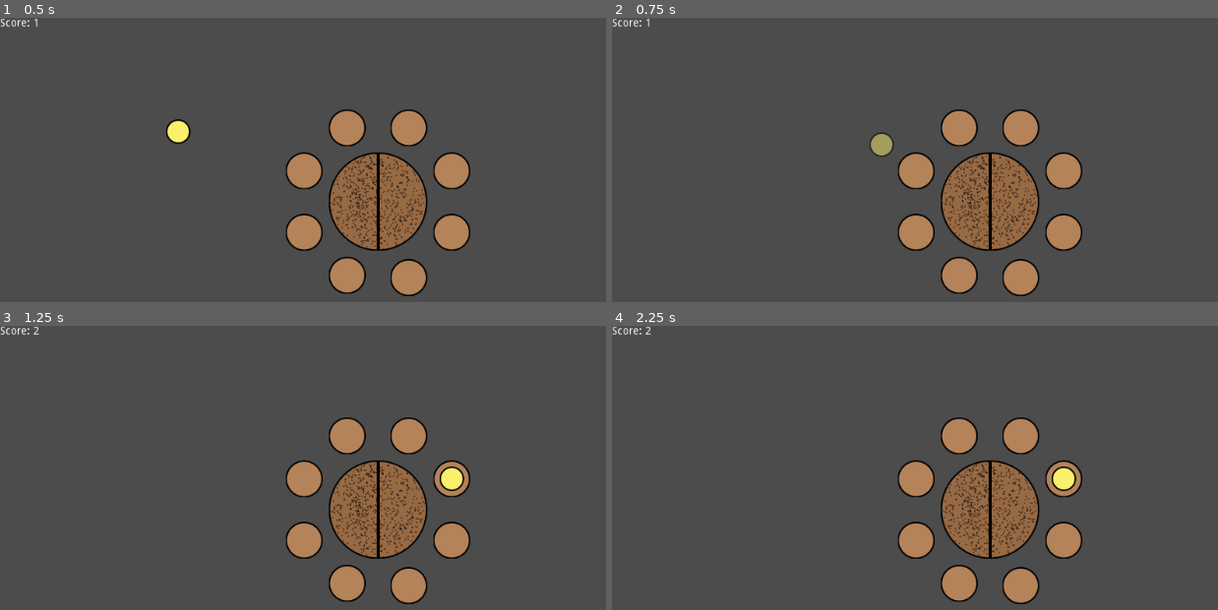
Above: before the commit, frames 1-4 (two rows, left to right).
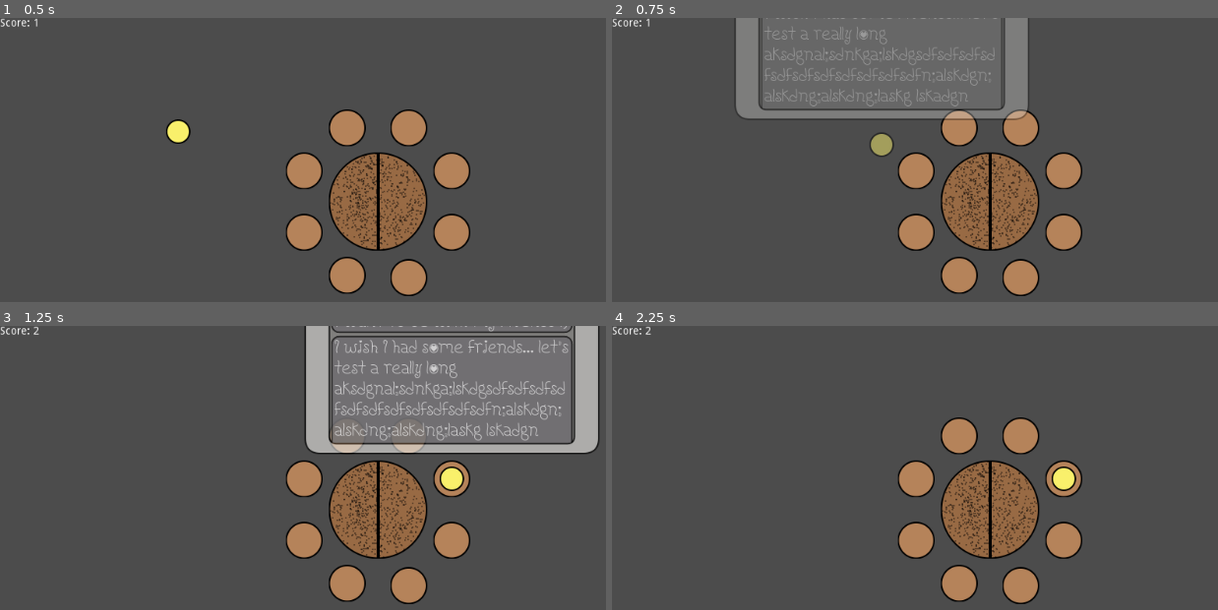
Above: after the commit, the same moments.

Repository: KoryB/ld54-limited-space
Game: Godot game, scene res://level/TestLevel.tscn
The game is run twice, just before and just after one commit, with the same random seed, the same clock (stepped at 60 frames per second) and the same inputs.
Inputs (mouse positions are in pixels of both pictures, inside the frame that each line leads up to):
- Up to frame 1 (0.5 s): no input
- Up to frame 2 (0.75 s): tap Enter at 0.5 s; drag from (787, 131) to (1066, 171) at 0.52 s
- Up to frame 3 (1.25 s): no input
- Up to frame 4 (2.25 s): drag from (outside the picture) to (1066, 479) at 1.27 s; tap Space at 2 s; move the mouse to (1084, 490) at 2.02 s; click (1084, 490) at 2.1 s

Frame 1 is identical in both runs. In frame 2, 16% of the frame differs, in the area x 20-69%, y 0-36%; in frame 3, 21%, in the area x 50-99%, y 0-45%; in frame 4, nothing differs.

Commit message:
Added tooltip basics

Diff:
--- a/level/TestLevel.tscn
+++ b/level/TestLevel.tscn
@@ -7,6 +7,18 @@
 [ext_resource path="res://scene/tools/camera/GameCamera.tscn" type="PackedScene" id=5]
 
 [node name="TestLevel" type="Node2D"]
+
+[node name="GameCamera" parent="." instance=ExtResource( 5 )]
+
+[node name="Score" type="Label" parent="GameCamera"]
+margin_left = -512.0
+margin_top = -384.0
+margin_right = -337.0
+margin_bottom = -325.0
+script = ExtResource( 4 )
+__meta__ = {
+"_edit_use_anchors_": true
+}
 
 [node name="GuestManager" parent="." instance=ExtResource( 3 )]
 tables_path = NodePath("../Tables")
@@ -23,12 +35,3 @@
 
 [node name="Guest" parent="Guests" instance=ExtResource( 2 )]
 position = Vector2( 232, 148 )
-
-[node name="GameCamera" parent="." instance=ExtResource( 5 )]
-
-[node name="Score" type="Label" parent="GameCamera"]
-margin_left = -512.0
-margin_top = -384.0
-margin_right = -337.0
-margin_bottom = -325.0
-script = ExtResource( 4 )
--- a/project.godot
+++ b/project.godot
@@ -81,6 +81,23 @@
 
 common/drop_mouse_on_gui_input_disabled=true
 
+[input]
+
+ui_accept={
+"deadzone": 0.5,
+"events": [  ]
+}
+primary_click={
+"deadzone": 0.5,
+"events": [ Object(InputEventMouseButton,"resource_local_to_scene":false,"resource_name":"","device":0,"alt":false,"shift":false,"control":false,"meta":false,"command":false,"button_mask":0,"position":Vector2( 0, 0 ),"global_position":Vector2( 0, 0 ),"factor":1.0,"button_index":1,"pressed":false,"doubleclick":false,"script":null)
+ ]
+}
+pan_click={
+"deadzone": 0.5,
+"events": [ Object(InputEventMouseButton,"resource_local_to_scene":false,"resource_name":"","device":0,"alt":false,"shift":false,"control":false,"meta":false,"command":false,"button_mask":0,"position":Vector2( 0, 0 ),"global_position":Vector2( 0, 0 ),"factor":1.0,"button_index":2,"pressed":false,"doubleclick":false,"script":null)
+ ]
+}
+
 [physics]
 
 common/enable_pause_aware_picking=true
--- a/scene/guest/guest.gd
+++ b/scene/guest/guest.gd
@@ -2,8 +2,20 @@
 
 extends Node2dDraggable
 
+# Font: https://www.fontspace.com/honeybee-font-f17702
 
 onready var preferences := $Preferences.get_children()
+
+var is_gui_toggle := false
+
+
+func _ready():
+	get_node("PreferenceGui/ScrollContainer").get_v_scrollbar().rect_scale.x = 0
+
+
+func _process(_delta: float):
+	$PreferenceGui.visible = self.should_show_gui()
+
 
 func calculate_score(neighbors: Neighbors) -> float:
 	var sum = 0
@@ -28,3 +40,13 @@
 	self.modulate.a = 1.0
 
 	.on_release()
+
+
+func on_click():
+	self.is_gui_toggle = not self.is_gui_toggle
+
+	.on_click()
+
+
+func should_show_gui():
+	return self.is_gui_toggle or $DragArea.is_mouse_hover
--- a/scene/guest/guest.tscn
+++ b/scene/guest/guest.tscn
@@ -1,15 +1,23 @@
-[gd_scene load_steps=7 format=2]
+[gd_scene load_steps=12 format=2]
 
 [ext_resource path="res://scene/guest/circle.png" type="Texture" id=1]
 [ext_resource path="res://scripts/area2d_draggable.gd" type="Script" id=2]
 [ext_resource path="res://scene/guest/guest.gd" type="Script" id=3]
 [ext_resource path="res://scene/guest/preference/guest_preference.gd" type="Script" id=4]
+[ext_resource path="res://scene/guest/gui/background.png" type="Texture" id=5]
+[ext_resource path="res://scene/guest/gui/font_data.tres" type="DynamicFontData" id=6]
+[ext_resource path="res://scene/guest/gui/preference_font.tres" type="DynamicFont" id=7]
+[ext_resource path="res://scene/guest/gui/preference_stylebox.tres" type="StyleBox" id=8]
 
 [sub_resource type="CircleShape2D" id=1]
 radius = 20.0
 
 [sub_resource type="CircleShape2D" id=2]
 radius = 16.0
+
+[sub_resource type="DynamicFont" id=3]
+size = 32
+font_data = ExtResource( 6 )
 
 [node name="Guest" type="Node2D"]
 script = ExtResource( 3 )
@@ -29,6 +37,66 @@
 shape = SubResource( 1 )
 
 [node name="SeatArea" type="Area2D" parent="."]
+input_pickable = false
 
 [node name="CollisionShape2D" type="CollisionShape2D" parent="SeatArea"]
 shape = SubResource( 2 )
+
+[node name="PreferenceGui" type="Control" parent="."]
+modulate = Color( 1, 1, 1, 0.666667 )
+margin_left = -192.0
+margin_top = -288.0
+margin_right = 192.0
+margin_bottom = -32.0
+
+[node name="Background" type="TextureRect" parent="PreferenceGui"]
+anchor_right = 1.0
+anchor_bottom = 1.0
+texture = ExtResource( 5 )
+
+[node name="Name" type="Label" parent="PreferenceGui"]
+anchor_left = 0.237
+anchor_top = 0.066
+anchor_right = 0.763
+anchor_bottom = 0.191
+margin_left = -0.00801086
+margin_top = 0.104
+margin_right = 0.00799561
+margin_bottom = 0.103996
+custom_fonts/font = SubResource( 3 )
+text = "Hector"
+align = 1
+
+[node name="ScrollContainer" type="ScrollContainer" parent="PreferenceGui"]
+anchor_left = 0.104
+anchor_top = 0.27
+anchor_right = 0.104
+anchor_bottom = 0.27
+margin_left = -4.936
+margin_top = -1.12
+margin_right = 321.064
+margin_bottom = 171.88
+scroll_horizontal_enabled = false
+
+[node name="PreferenceContainer" type="VBoxContainer" parent="PreferenceGui/ScrollContainer"]
+margin_right = 314.0
+margin_bottom = 253.0
+size_flags_horizontal = 3
+size_flags_vertical = 3
+
+[node name="Label" type="Label" parent="PreferenceGui/ScrollContainer/PreferenceContainer"]
+margin_right = 314.0
+margin_bottom = 30.0
+custom_fonts/font = ExtResource( 7 )
+custom_styles/normal = ExtResource( 8 )
+text = "I want to be with my friends :)"
+autowrap = true
+
+[node name="Label2" type="Label" parent="PreferenceGui/ScrollContainer/PreferenceContainer"]
+margin_top = 34.0
+margin_right = 314.0
+margin_bottom = 253.0
+custom_fonts/font = ExtResource( 7 )
+custom_styles/normal = ExtResource( 8 )
+text = "I wish I had some friends... let's test a really long aksdgnal;sdnkga;lskdgsdfsdfsdfsdfsdfsdfsdfsdfsdfsdfsdfn;alskdgn;alskdng;alskdng;laskg lskadgn aslkdgn salkdgn alksdn galksdn glaksn dglkasn dglkasn dglkasn dglkas ndglkans dgl"
+autowrap = true
--- /dev/null
+++ b/scene/guest/gui/font_data.tres
@@ -0,0 +1,4 @@
+[gd_resource type="DynamicFontData" format=2]
+
+[resource]
+font_path = "res://scene/guest/gui/Honeybeeregular-MG0p.ttf"
--- /dev/null
+++ b/scene/guest/gui/preference_font.tres
@@ -0,0 +1,7 @@
+[gd_resource type="DynamicFont" load_steps=2 format=2]
+
+[ext_resource path="res://scene/guest/gui/font_data.tres" type="DynamicFontData" id=1]
+
+[resource]
+size = 24
+font_data = ExtResource( 1 )
--- /dev/null
+++ b/scene/guest/gui/preference_stylebox.tres
@@ -0,0 +1,16 @@
+[gd_resource type="StyleBoxFlat" format=2]
+
+[resource]
+content_margin_left = 4.0
+content_margin_right = 4.0
+content_margin_top = 4.0
+bg_color = Color( 0.411765, 0.407843, 0.423529, 1 )
+border_width_left = 2
+border_width_top = 2
+border_width_right = 2
+border_width_bottom = 2
+border_color = Color( 0, 0, 0, 1 )
+corner_radius_top_left = 10
+corner_radius_top_right = 10
+corner_radius_bottom_right = 10
+corner_radius_bottom_left = 10
--- a/scene/tools/camera/GameCamera.tscn
+++ b/scene/tools/camera/GameCamera.tscn
@@ -18,8 +18,7 @@
 [node name="DragArea" type="Area2D" parent="."]
 script = ExtResource( 2 )
 is_global = false
-button_index = 2
+action_name = "pan_click"
 
 [node name="CollisionShape2D" type="CollisionShape2D" parent="DragArea"]
-visible = false
 shape = SubResource( 1 )
--- a/scripts/area2d_draggable.gd
+++ b/scripts/area2d_draggable.gd
@@ -4,36 +4,43 @@
 signal dragged(delta)
 signal released()
 
+signal clicked()
+
 export var is_global := true
+export var action_name := "primary_click"
 
 var pressed := false
 var previous_mouse_position := Vector2.ZERO
-
-export(int, 1, 256) var button_index := BUTTON_LEFT
+var is_click := false
+var is_mouse_hover := false
 
 # Called when the node enters the scene tree for the first time.
 func _ready():
-	self.connect("input_event", self, "_input_event")
+	self.connect("mouse_entered", self, "_mouse_entered")
+	self.connect("mouse_exited", self, "_mouse_exited")
 
 
 func _process(delta: float):
 	var delta_mouse = self.get_mouse_position() - self.previous_mouse_position
 	self.previous_mouse_position = self.get_mouse_position()
 
-	if not Input.is_mouse_button_pressed(button_index):
+	if self.pressed and Input.is_action_just_released(action_name):
 		pressed = false
 		emit_signal("released")
 
+		if self.is_click:
+			emit_signal("clicked")
+
 	if self.pressed and not delta_mouse.is_equal_approx(Vector2.ZERO):
+		self.is_click = false
 		emit_signal("dragged", delta_mouse)
 
 
-func _input_event(viewport, event, shape_idx):
-	if event is InputEventMouseButton and \
-		event.button_index == button_index and \
-		event.is_pressed():
+	calculate_mouse_hover()
 
+	if self.is_mouse_hover and Input.is_action_just_pressed(action_name):
 		self.pressed = true
+		self.is_click = true
 		self.previous_mouse_position = self.get_mouse_position()
 		emit_signal("pressed", self.previous_mouse_position)
 
@@ -43,3 +50,12 @@
 		return get_global_mouse_position()
 	else:
 		return get_local_mouse_position()
+
+func calculate_mouse_hover():
+	var mouse_shape = CircleShape2D.new()
+	mouse_shape.radius = 0.1
+
+	self.is_mouse_hover = $CollisionShape2D.shape.collide(
+		self.global_transform,
+		mouse_shape,
+		Transform2D.IDENTITY.translated(get_global_mouse_position()))
--- a/scripts/node2d_draggable.gd
+++ b/scripts/node2d_draggable.gd
@@ -15,6 +15,7 @@
 	$DragArea.connect("pressed", self, "on_press")
 	$DragArea.connect("dragged", self, "on_drag")
 	$DragArea.connect("released", self, "on_release")
+	$DragArea.connect("clicked", self, "on_click")
 
 
 func on_press(mouse_position: Vector2):
@@ -34,3 +35,7 @@
 	is_dragging = false
 
 	emit_signal("released")
+
+
+func on_click():
+	pass
Binary file added: scene/guest/gui/Honeybeeregular-MG0p.ttf
Binary file added: scene/guest/gui/background.png
Not shown, added: scene/guest/gui/background.png.import
Binary file added: scene/guest/gui/label_background.png
Not shown, added: scene/guest/gui/label_background.png.import
Not shown, added: .DS_Store
Not shown, added: scene/.DS_Store
Not shown, added: scene/guest/.DS_Store
